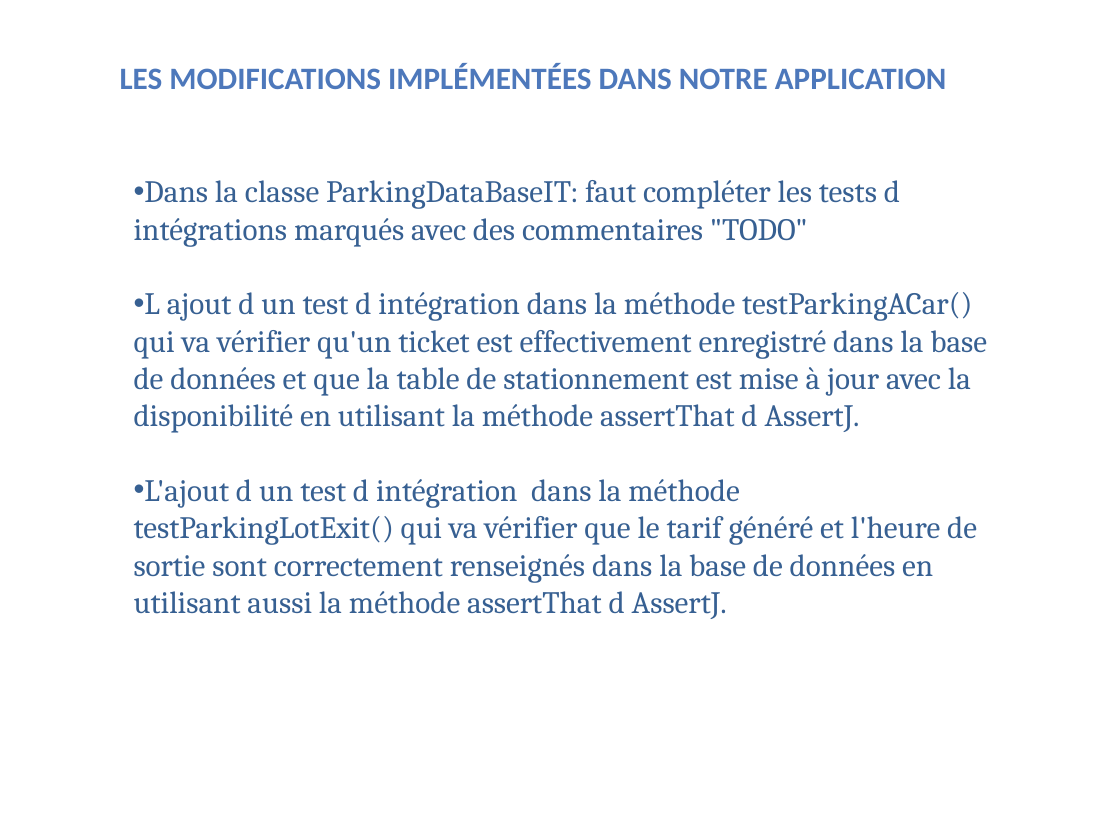
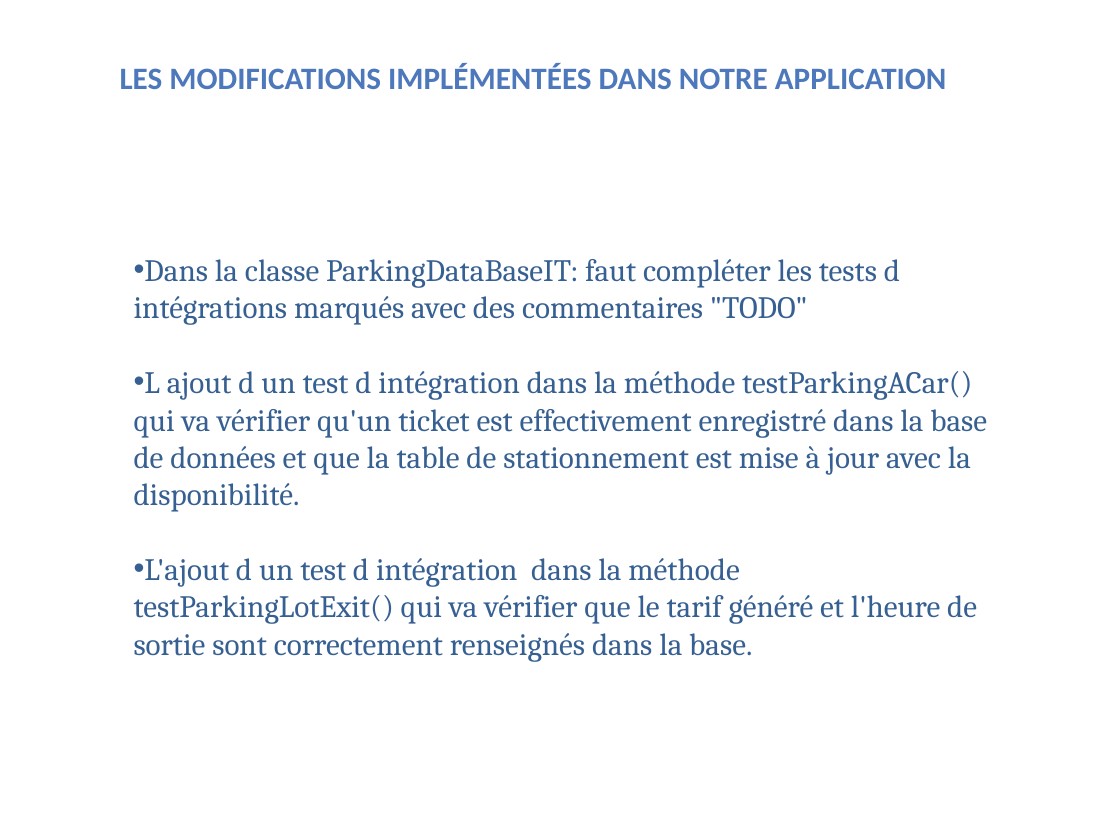
Before and after one commit to KalouiSanaa/projet5-openclassroom, a slide deck: slide 7 of p5_kaloui-sanaa-presentation.pptx. Drawn at 1120x840 pixels with LibreOffice and Linux fonts; fonts in the diff are those of the drawing; background and template pictures are left out. Boxes give left, top, right and bottom in pixels: in the first picture for what was removed or moved away, otherwise in the second. Text is boxed around its words. In the diff, an @@ line names an element or a change of style, - is before the commit and + after.

Commit message:
soutenance

```diff
--- a/p5_kaloui-sanaa-presentation.pptx
+++ b/p5_kaloui-sanaa-presentation.pptx
@@ text "Dans la classe ParkingDataBaseIT: faut ...": place and size @@
-text "Dans la classe ParkingDataBaseIT: faut ..." at box(134, 180, 987, 619)
+text "Dans la classe ParkingDataBaseIT: faut ..." at box(134, 259, 987, 661)
@@ text at box(134, 371, 987, 661): text changed @@
-• L ajout d un test d intégration dans la méthode testParkingACar() qui va vérifier qu'un ticket est effectivement enregistré dans la base de données et que la table de stationnement est mise à jour avec la disponibilité en utilisant la méthode assertThat d AssertJ.
-• L'ajout d un test d intégration dans la méthode testParkingLotExit() qui va vérifier que le tarif généré et l'heure de sortie sont correctement renseignés dans la base de données en utilisant aussi la méthode assertThat d AssertJ.
+• L ajout d un test d intégration dans la méthode testParkingACar() qui va vérifier qu'un ticket est effectivement enregistré dans la base de données et que la table de stationnement est mise à jour avec la disponibilité.
+• L'ajout d un test d intégration dans la méthode testParkingLotExit() qui va vérifier que le tarif généré et l'heure de sortie sont correctement renseignés dans la base.
```
